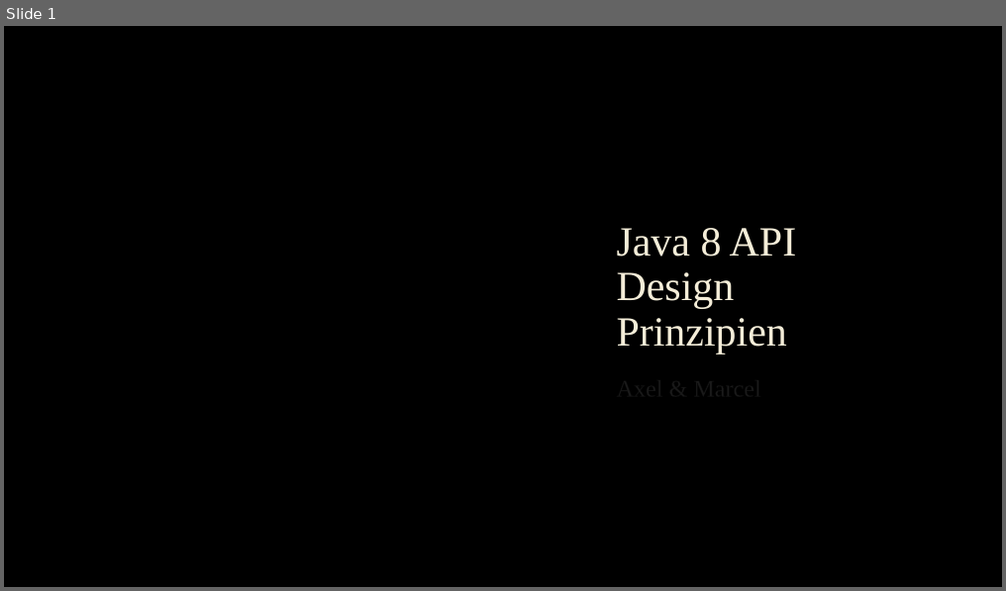
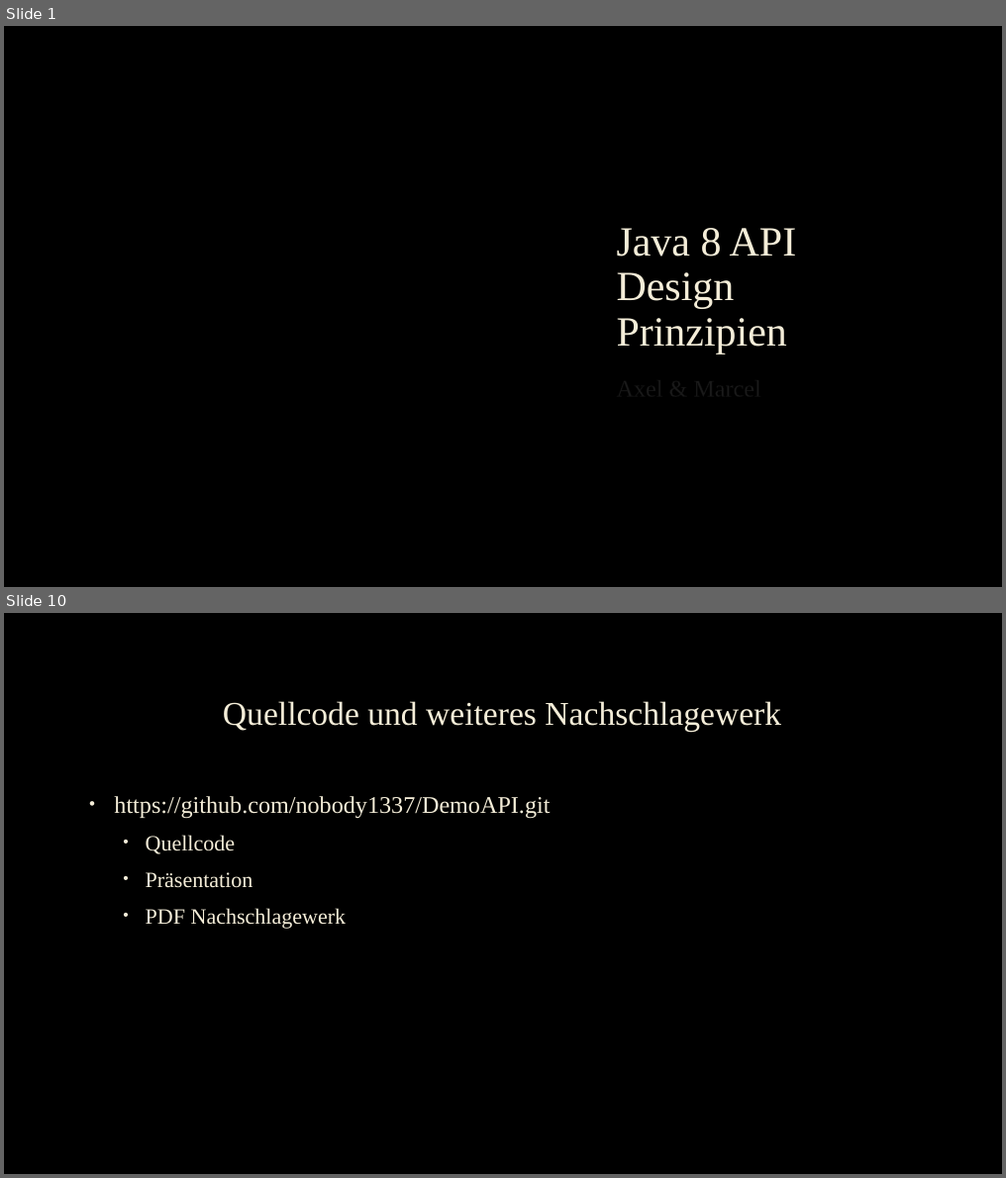
Before and after one commit to nobody1337/DemoAPI, a slide deck: Präsentation/Java 8 API Design Prinzipien.pptx. Shown one above the other, each under a label of ours: slide 1 before the commit, slides 1 and 10 after it; the slides between them are not shown. The pictures are 1006x591 and 1006x1178 pixels, drawn with LibreOffice and Linux fonts; fonts in the diff are those of the drawing; background and template pictures are left out. Boxes give left, top, right and bottom in pixels: in the first picture for what was removed or moved away, otherwise in the second. Text is boxed around its words. In the diff, an @@ line names an element or a change of style, - is before the commit and + after.

```diff
--- a/Präsentation/Java 8 API Design Prinzipien.pptx
+++ b/Präsentation/Java 8 API Design Prinzipien.pptx
@@ slide 10 added at (4, 613, 1002, 1174), background picture (left out) @@
@@ title added at (223, 701, 781, 731), 32 pt, text #F4EDD8 @@
+Quellcode und weiteres Nachschlagewerk
@@ text added at (114, 796, 549, 929), 23 pt, text #F4EDD8 @@
+• https://github.com/nobody1337/DemoAPI.git
+  • Quellcode
+  • Präsentation
+  • PDF Nachschlagewerk
```
Also in this commit, not shown: 1 slide changed, 7 other slides added, 19 other files.
